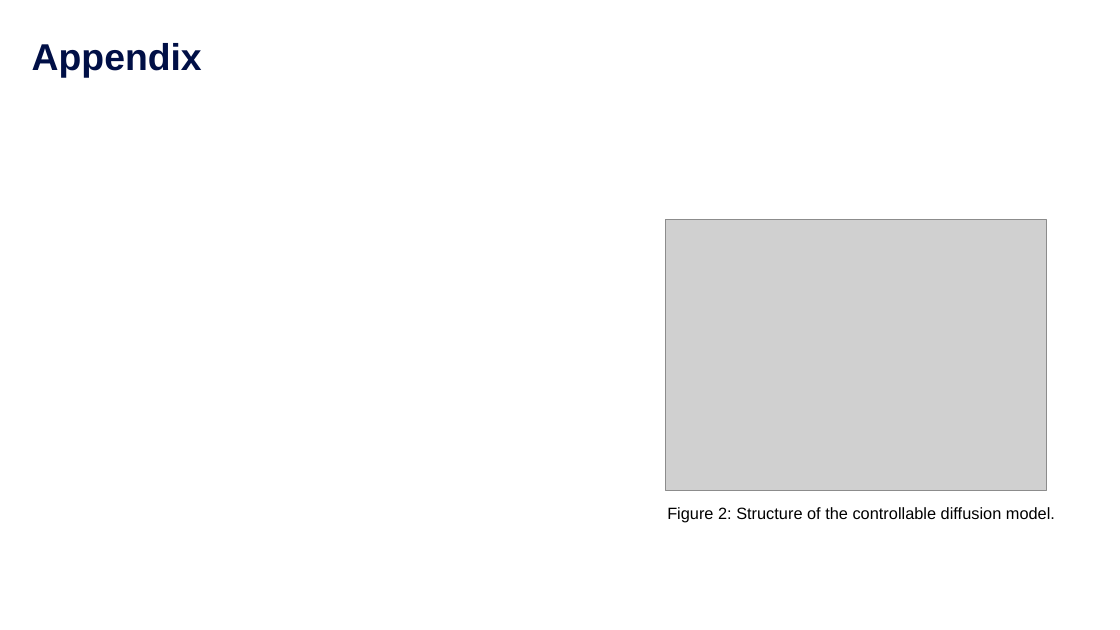
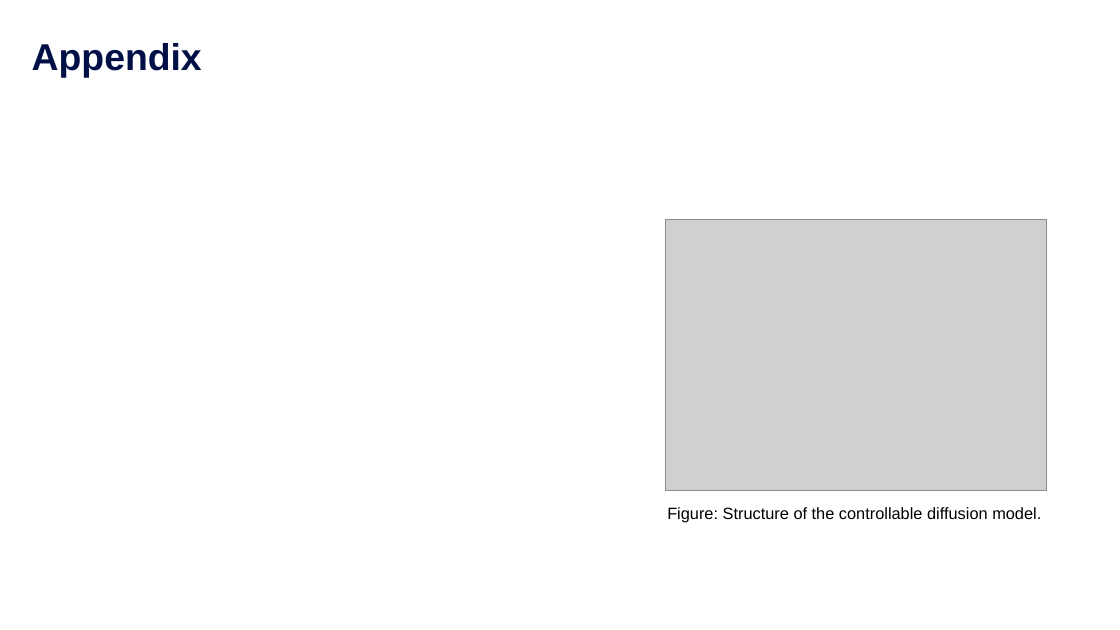
Before and after one commit to chengchengchenchen/MCS-Research-Project, a slide deck: slide 17 of doc/Presentation.pptx (slide 18 before the commit). Drawn at 1120x630 pixels with LibreOffice and Linux fonts; fonts in the diff are those of the drawing; grey boxes stand for pictures; background and template pictures are left out. Boxes give left, top, right and bottom in pixels: in the first picture for what was removed or moved away, otherwise in the second. Text is boxed around its words. In the diff, an @@ line names an element or a change of style, - is before the commit and + after.

```diff
--- a/doc/Presentation.pptx
+++ b/doc/Presentation.pptx
@@ text at [667, 507, 1041, 523]: text changed @@
-    Figure 2: Structure of the controllable diffusion model.
+    Figure: Structure of the controllable diffusion model.
```
Also in this commit, not shown: 8 other slides changed, 1 slide added, 2 slides removed, 1 other file.
